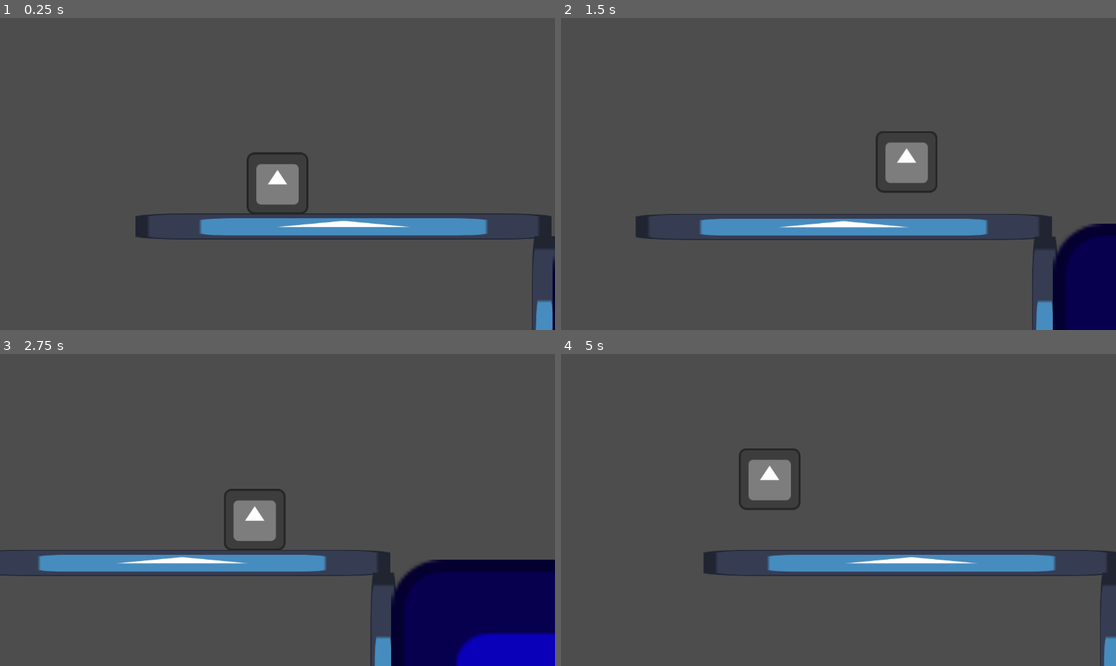
Above: before the commit, frames 1-4 (two rows, left to right).
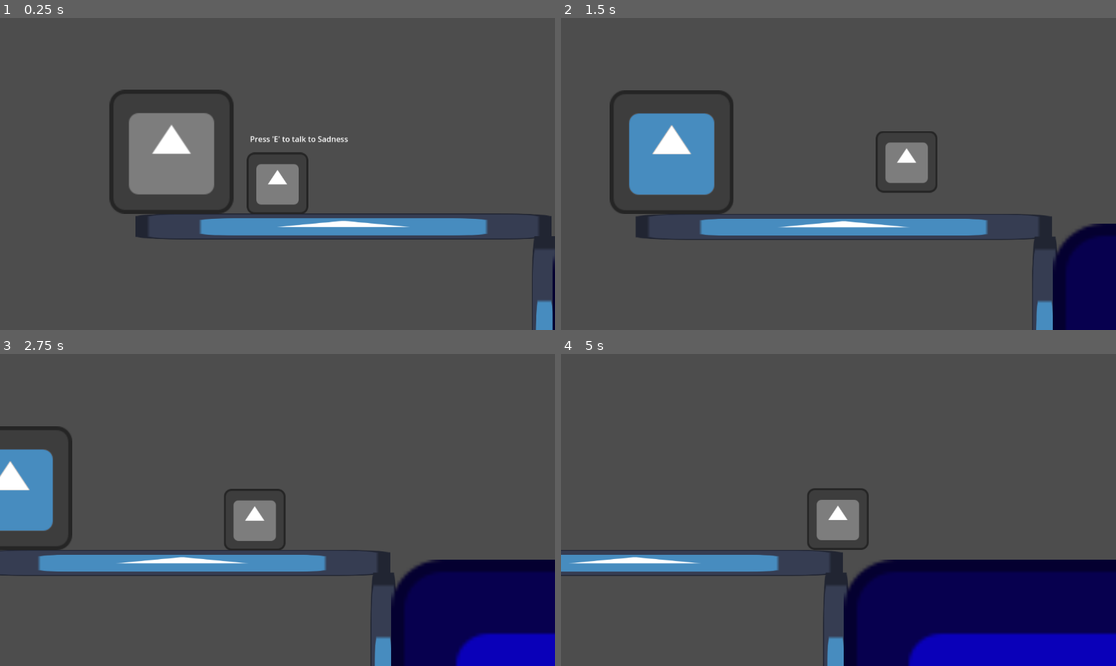
Above: after the commit, the same moments.

Repository: babandrey/Underneath
Game: Godot game, scene res://Scenes/test_platformer.tscn
The game is run twice, just before and just after one commit, with the same random seed, the same clock (stepped at 60 frames per second) and the same inputs. The engine's default icon, where the game draws it, is replaced by a stand-in: a white triangle on a blue panel in a dark square.
Inputs:
- Up to frame 1 (0.25 s): no input
- Up to frame 2 (1.5 s): tap E (interact, bound only after the commit) at 0.5, 0.6, 1.35 s; hold D (right) from 0.53 s (still down); tap Space (jump) at 0.77 s
- Up to frame 3 (2.75 s): tap Space (jump) at 1.52 s; release D (right) at 2.03 s; hold Left (left) from 2.03 s (still down); tap E (interact, bound only after the commit) at 2.1 s
- Up to frame 4 (5 s): release Left (left) at 2.78 s; hold D (right) 2.78-4.28 s; tap E (interact, bound only after the commit) at 2.85, 3.6, 4.35 s; tap Space (jump) at 3.02, 3.77, 4.52 s; hold Left (left) from 4.28 s (still down)

The runs differ from the first frame. In frame 1, 5.1% of the frame differs, in the area x 19-63%, y 22-63%; in frame 2, 5.0%; in frame 3, 3.1%; in frame 4, 23%, in the area x 0-100%, y 30-100%.

Commit message:
added basic interaction system

Diff:
--- a/Scenes/player.tscn
+++ b/Scenes/player.tscn
@@ -21,12 +21,16 @@
 [sub_resource type="RectangleShape2D" id="RectangleShape2D_8uh7m"]
 size = Vector2(128, 128)
 
-[node name="Player" type="CharacterBody2D"]
+[sub_resource type="CircleShape2D" id="CircleShape2D_6t5aa"]
+radius = 114.07015
+
+[node name="Player" type="CharacterBody2D" node_paths=PackedStringArray("interact_label") groups=["player"]]
 z_index = 5
 collision_mask = 14
 script = ExtResource("1_6t5aa")
 acceleration = 50.0
 deacceleration = 50.0
+interact_label = NodePath("InteractLabel")
 
 [node name="Sprite2D" type="Sprite2D" parent="."]
 material = SubResource("ShaderMaterial_b0n32")
@@ -40,3 +44,20 @@
 position_smoothing_enabled = true
 drag_horizontal_enabled = true
 drag_vertical_enabled = true
+
+[node name="InteractLabel" type="Label" parent="."]
+offset_left = -57.0
+offset_top = -104.0
+offset_right = 60.0
+offset_bottom = -81.0
+horizontal_alignment = 1
+vertical_alignment = 1
+
+[node name="InteractionArea" type="Area2D" parent="."]
+collision_mask = 16
+
+[node name="CollisionShape2D" type="CollisionShape2D" parent="InteractionArea"]
+shape = SubResource("CircleShape2D_6t5aa")
+
+[connection signal="area_entered" from="InteractionArea" to="." method="_on_interaction_area_area_entered"]
+[connection signal="area_exited" from="InteractionArea" to="." method="_on_interaction_area_area_exited"]
--- a/Scenes/test_platformer.tscn
+++ b/Scenes/test_platformer.tscn
@@ -1,11 +1,77 @@
-[gd_scene load_steps=5 format=3 uid="uid://cumn78w0n5mp4"]
+[gd_scene load_steps=9 format=3 uid="uid://cumn78w0n5mp4"]
 
 [ext_resource type="PackedScene" uid="uid://b030j6fl17evo" path="res://Scenes/player.tscn" id="1_qqjtu"]
 [ext_resource type="Texture2D" uid="uid://clb3wdqwhngny" path="res://icon.svg" id="2_8uh7m"]
+[ext_resource type="PackedScene" uid="uid://bplqieon6vd7b" path="res://avatar.tscn" id="3_63km7"]
 [ext_resource type="PackedScene" uid="uid://ca8cjq2maapex" path="res://Scenes/water.tscn" id="3_sv7eu"]
 
 [sub_resource type="RectangleShape2D" id="RectangleShape2D_6uqi0"]
 size = Vector2(865, 53)
+
+[sub_resource type="Shader" id="Shader_sv7eu"]
+code = "shader_type canvas_item;
+
+uniform bool red_open = false;
+uniform bool blue_open = false;
+uniform bool green_open = false;
+uniform bool purple_open = false;
+uniform bool yellow_open = false;
+
+uniform vec3 red: source_color;
+uniform vec3 blue: source_color;
+uniform vec3 green: source_color;
+uniform vec3 purple: source_color;
+uniform vec3 yellow: source_color;
+
+uniform float threshold = 0.25;
+
+void fragment() {
+    vec4 tex = texture(TEXTURE, UV);
+
+    // grayscale
+    float gray = dot(tex.rgb, vec3(0.299, 0.587, 0.114));
+    vec3 gray_color = vec3(gray);
+
+    // 1 = keep color, 0 = grayscale
+    float keep_color = 0.0;
+
+    if (red_open)
+        keep_color = max(keep_color, step(distance(tex.rgb, red), threshold));
+
+    if (blue_open)
+        keep_color = max(keep_color, step(distance(tex.rgb, blue), threshold));
+
+    if (green_open)
+        keep_color = max(keep_color, step(distance(tex.rgb, green), threshold));
+
+    if (yellow_open)
+        keep_color = max(keep_color, step(distance(tex.rgb, yellow), threshold));
+
+    if (purple_open)
+        keep_color = max(keep_color, step(distance(tex.rgb, purple), threshold));
+
+    vec3 final_color = mix(gray_color, tex.rgb, keep_color);
+    COLOR = vec4(final_color, tex.a);
+}
+"
+
+[sub_resource type="ShaderMaterial" id="ShaderMaterial_63km7"]
+resource_local_to_scene = true
+shader = SubResource("Shader_sv7eu")
+shader_parameter/red_open = false
+shader_parameter/blue_open = false
+shader_parameter/green_open = false
+shader_parameter/purple_open = false
+shader_parameter/yellow_open = false
+shader_parameter/red = Color(1, 0, 0, 1)
+shader_parameter/blue = Color(0.2784314, 0.54901963, 0.7490196, 1)
+shader_parameter/green = Color(0, 0.6117647, 0, 1)
+shader_parameter/purple = Color(0.64705884, 0.33333334, 0.92156863, 1)
+shader_parameter/yellow = Color(1, 0.95686275, 0, 1)
+shader_parameter/threshold = 0.25
+
+[sub_resource type="CircleShape2D" id="CircleShape2D_sv7eu"]
+radius = 185.09727
 
 [node name="TestPlatformer" type="Node2D"]
 
@@ -79,5 +145,21 @@
 scale = Vector2(6.75, 0.421875)
 texture = ExtResource("2_8uh7m")
 
+[node name="SadnessAvatar" parent="." instance=ExtResource("3_63km7")]
+position = Vector2(-22, 131)
+avatar_name = "Sadness"
+player_ability_unlock = 1
+unlock_color = "blue"
+
+[node name="Sprite2D" parent="SadnessAvatar" index="0"]
+material = SubResource("ShaderMaterial_63km7")
+scale = Vector2(2.01, 2.01)
+texture = ExtResource("2_8uh7m")
+
+[node name="CollisionShape2D" parent="SadnessAvatar" index="1"]
+shape = SubResource("CircleShape2D_sv7eu")
+
 [node name="Water" parent="." instance=ExtResource("3_sv7eu")]
 position = Vector2(1069, 290)
+
+[editable path="SadnessAvatar"]
--- a/Scripts/player.gd
+++ b/Scripts/player.gd
@@ -17,6 +17,21 @@
 var is_swimming = false
 
 @onready var start_position := global_position
+
+var ability_unlock_dict: Dictionary[Ability, Callable] = {
+	Ability.Swim: unlock_swim,
+}
+
+enum Ability
+{
+	None,
+	Swim,
+	Run,
+	DoubleJump
+}
+
+@export var interact_label: Label
+var avatar_in_area: Avatar = null
 
 func _physics_process(delta: float) -> void:
 	var g = water_gravity if is_swimming else gravity
@@ -40,6 +55,10 @@
 	else:
 		velocity.x = move_toward(velocity.x, 0.0, deacc)
 
+	if Input.is_action_just_pressed("interact") and avatar_in_area:
+		avatar_in_area.talk()
+		interact_label.text = ""
+
 	move_and_slide()
 
 func unlock_swim() -> void:
@@ -54,3 +73,17 @@
 
 func respawn() -> void:
 	global_position = start_position
+
+func unlock_ability(ability: Ability) -> void:
+	ability_unlock_dict[ability].call()
+
+func _on_interaction_area_area_entered(area: Area2D) -> void:
+	if area is Avatar:
+		var avatar: Avatar = area as Avatar
+		avatar_in_area = avatar
+		interact_label.text = "Press 'E' to talk to " + avatar.avatar_name
+
+func _on_interaction_area_area_exited(area: Area2D) -> void:
+	if area is Avatar and area == avatar_in_area:
+		avatar_in_area = null
+		interact_label.text = ""
--- /dev/null
+++ b/avatar.gd
@@ -0,0 +1,30 @@
+class_name Avatar extends Area2D
+
+@onready var player: Player = get_tree().get_first_node_in_group("player")
+@export var avatar_name: String
+@export var player_ability_unlock: Player.Ability
+@export_enum("red", "blue", "green", "purple", "yellow") var unlock_color: String
+@export var sprite: Sprite2D
+@onready var avatar_material: ShaderMaterial = sprite.material
+
+var mask_broken = false
+
+func break_avatar_mask() -> void:
+	# TODO: Break mask animation
+	assert(unlock_color, "Didn't set unlock color")
+	avatar_material.set_shader_parameter(unlock_color + "_open", true)
+	mask_broken = true
+
+func break_player_mask() -> void:
+	# TODO: Relationship Status ?
+	# TODO: change world shader to open color
+	# TODO: await Player break mask animation
+	player.unlock_ability(player_ability_unlock)
+
+func talk() -> void:
+	# TODO: Dialogue system
+	# temp just for debug
+	if not mask_broken:
+		break_avatar_mask()
+	else:
+		break_player_mask()
--- /dev/null
+++ b/avatar.tscn
@@ -0,0 +1,18 @@
+[gd_scene load_steps=4 format=3 uid="uid://bplqieon6vd7b"]
+
+[ext_resource type="Script" uid="uid://c58main60dyil" path="res://avatar.gd" id="1_702cj"]
+[ext_resource type="Material" uid="uid://bwyc4afcikibs" path="res://grayscale.tres" id="2_kn5ym"]
+
+[sub_resource type="CircleShape2D" id="CircleShape2D_kn5ym"]
+radius = 58.0
+
+[node name="Avatar" type="Area2D" node_paths=PackedStringArray("sprite")]
+collision_layer = 16
+script = ExtResource("1_702cj")
+sprite = NodePath("Sprite2D")
+
+[node name="Sprite2D" type="Sprite2D" parent="."]
+material = ExtResource("2_kn5ym")
+
+[node name="CollisionShape2D" type="CollisionShape2D" parent="."]
+shape = SubResource("CircleShape2D_kn5ym")
--- /dev/null
+++ b/grayscale.tres
@@ -0,0 +1,18 @@
+[gd_resource type="ShaderMaterial" load_steps=2 format=3 uid="uid://bwyc4afcikibs"]
+
+[ext_resource type="Shader" uid="uid://dp6u6fdwjdgra" path="res://grayscale.gdshader" id="1_hs73y"]
+
+[resource]
+resource_local_to_scene = true
+shader = ExtResource("1_hs73y")
+shader_parameter/red_open = false
+shader_parameter/blue_open = false
+shader_parameter/green_open = false
+shader_parameter/purple_open = false
+shader_parameter/yellow_open = false
+shader_parameter/red = Color(1, 0, 0, 1)
+shader_parameter/blue = Color(0, 0, 0.7176471, 1)
+shader_parameter/green = Color(0, 0.6117647, 0, 1)
+shader_parameter/purple = Color(0.64705884, 0.33333334, 0.92156863, 1)
+shader_parameter/yellow = Color(1, 0.95686275, 0, 1)
+shader_parameter/threshold = 0.25
--- a/project.godot
+++ b/project.godot
@@ -14,6 +14,10 @@
 run/main_scene="uid://cumn78w0n5mp4"
 config/features=PackedStringArray("4.5", "GL Compatibility")
 config/icon="res://icon.svg"
+
+[global_group]
+
+player=""
 
 [input]
 
@@ -35,6 +39,11 @@
 , Object(InputEventKey,"resource_local_to_scene":false,"resource_name":"","device":-1,"window_id":0,"alt_pressed":false …(186 unchanged characters)…
 ]
 }
+interact={
+"deadzone": 0.2,
+"events": [Object(InputEventKey,"resource_local_to_scene":false,"resource_name":"","device":-1,"window_id":0,"alt_pressed":false,"shift_pressed":false,"ctrl_pressed":false,"meta_pressed":false,"pressed":false,"keycode":0,"physical_keycode":69,"key_label":0,"unicode":101,"location":0,"echo":false,"script":null)
+]
+}
 
 [layer_names]
 
@@ -42,6 +51,7 @@
 2d_physics/layer_2="Ground"
 2d_physics/layer_3="WaterDeathZone"
 2d_physics/layer_4="Checkpoint"
+2d_physics/layer_5="AvatarTalkArea"
 
 [physics]
 
Not shown: 1 places in Scenes/player.tscn that only renumber resources
Not shown, added: avatar.gd.uid
